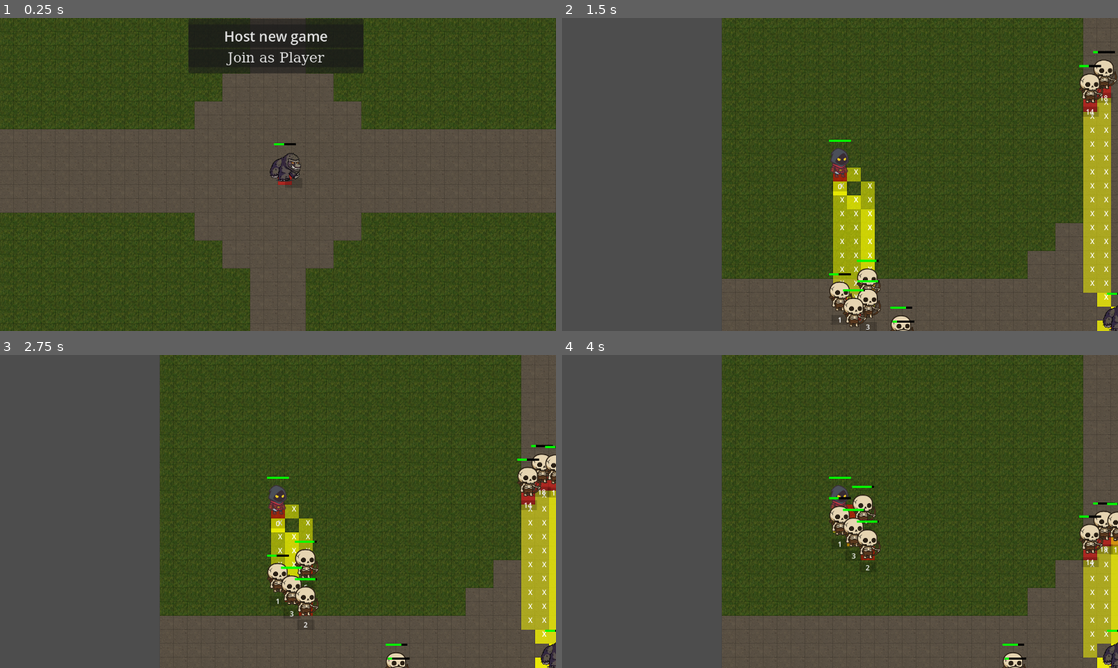
Above: before the commit, frames 1-4 (two rows, left to right).
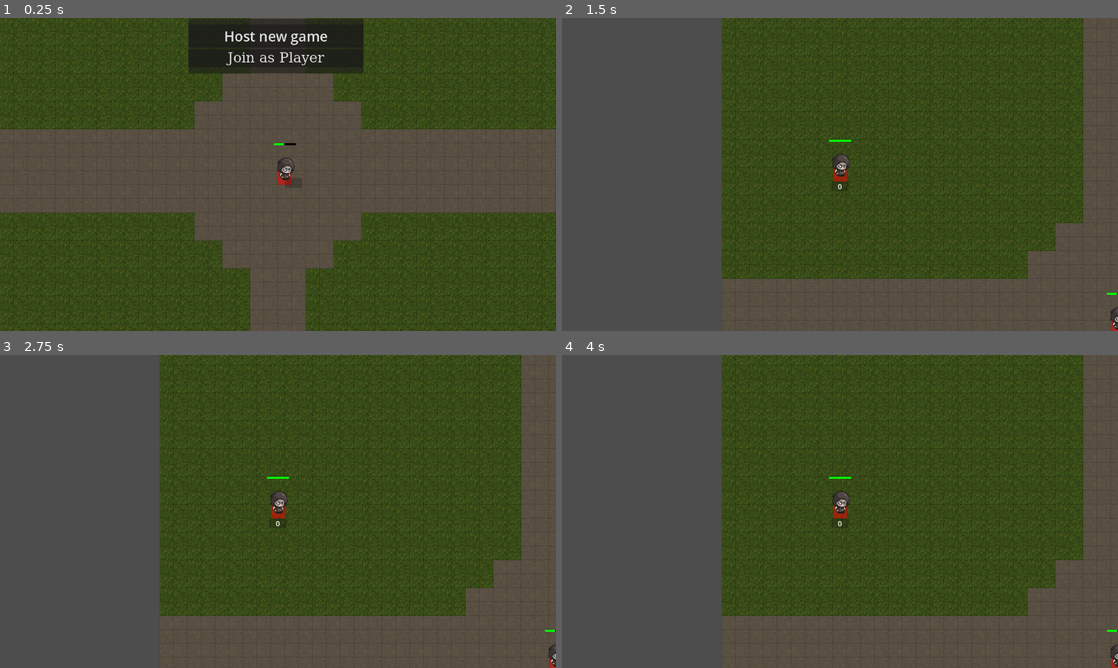
Above: after the commit, the same moments.

Repository: LucasJappert/moomoo-lan-party
Game: Godot game, scene res://scenes/game_manager_scene.tscn
Two runs of this game, one before a commit and one after it. Both use one fixed random seed, a clock stepped at 60 frames per second and the inputs below.
Inputs (mouse positions are in pixels of both pictures, inside the frame that each line leads up to):
- Up to frame 1 (0.25 s): no input
- Up to frame 2 (1.5 s): click "Host new game" at 0.5 s; tap Enter at 1.25 s; move the mouse to (962, 158) at 1.27 s; click (962, 158) at 1.42 s
- Up to frame 3 (2.75 s): move the mouse to (166, 527) at 2.02 s; click (166, 527) at 2.17 s
- Up to frame 4 (4 s): move the mouse to (895, 442) at 2.77 s; click (895, 442) at 2.92 s; move the mouse to (812, 574) at 3.52 s; click (812, 574) at 3.67 s

The runs differ from the first frame. In frame 1, 0.3% of the frame differs, in the area x 48-55%, y 43-53%; in frame 2, 7.7%, in the area x 48-100%, y 10-100%; in frame 3, 6.3%; in frame 4, 4.3%.

Commit message:
add state machine to first states idle and walk + notify players about states changes

Diff:
--- /dev/null
+++ b/assets/enemies/skeleton_archer.tres
@@ -0,0 +1,37 @@
+[gd_resource type="SpriteFrames" load_steps=5 format=3 uid="uid://cnejpa8ctx2mq"]
+
+[ext_resource type="Texture2D" uid="uid://c7v0lqb66uppf" path="res://assets/enemies/enemies_tileset.png" id="1_a2j2e"]
+
+[sub_resource type="AtlasTexture" id="AtlasTexture_mc5e1"]
+atlas = ExtResource("1_a2j2e")
+region = Rect2(0, 128, 64, 64)
+
+[sub_resource type="AtlasTexture" id="AtlasTexture_qi6j5"]
+atlas = ExtResource("1_a2j2e")
+region = Rect2(0, 128, 64, 64)
+
+[sub_resource type="AtlasTexture" id="AtlasTexture_jxngu"]
+atlas = ExtResource("1_a2j2e")
+region = Rect2(64, 128, 64, 64)
+
+[resource]
+animations = [{
+"frames": [{
+"duration": 1.0,
+"texture": SubResource("AtlasTexture_mc5e1")
+}],
+"loop": true,
+"name": &"idle",
+"speed": 5.0
+}, {
+"frames": [{
+"duration": 1.0,
+"texture": SubResource("AtlasTexture_qi6j5")
+}, {
+"duration": 1.0,
+"texture": SubResource("AtlasTexture_jxngu")
+}],
+"loop": true,
+"name": &"walk",
+"speed": 5.0
+}]
--- /dev/null
+++ b/assets/heros/hero1.tres
@@ -0,0 +1,37 @@
+[gd_resource type="SpriteFrames" load_steps=5 format=3 uid="uid://lg60fiptyxt4"]
+
+[ext_resource type="Texture2D" uid="uid://c7v0lqb66uppf" path="res://assets/enemies/enemies_tileset.png" id="1_mr35c"]
+
+[sub_resource type="AtlasTexture" id="AtlasTexture_7mbo1"]
+atlas = ExtResource("1_mr35c")
+region = Rect2(0, 192, 64, 64)
+
+[sub_resource type="AtlasTexture" id="AtlasTexture_c6ach"]
+atlas = ExtResource("1_mr35c")
+region = Rect2(0, 192, 64, 64)
+
+[sub_resource type="AtlasTexture" id="AtlasTexture_go53w"]
+atlas = ExtResource("1_mr35c")
+region = Rect2(64, 192, 64, 64)
+
+[resource]
+animations = [{
+"frames": [{
+"duration": 1.0,
+"texture": SubResource("AtlasTexture_7mbo1")
+}],
+"loop": true,
+"name": &"idle",
+"speed": 10.0
+}, {
+"frames": [{
+"duration": 1.0,
+"texture": SubResource("AtlasTexture_c6ach")
+}, {
+"duration": 1.0,
+"texture": SubResource("AtlasTexture_go53w")
+}],
+"loop": true,
+"name": &"walk",
+"speed": 10.0
+}]
--- a/scenes/entity/entity_scene.tscn
+++ b/scenes/entity/entity_scene.tscn
@@ -1,8 +1,9 @@
-[gd_scene load_steps=6 format=3 uid="uid://dh82ovsrtutto"]
+[gd_scene load_steps=7 format=3 uid="uid://dh82ovsrtutto"]
 
 [ext_resource type="Script" uid="uid://ki4w4rg4wu1r" path="res://scripts/entity/entity.gd" id="1_0bgvt"]
 [ext_resource type="Texture2D" uid="uid://1fiupmgkejum" path="res://assets/enemies/1.png" id="2_odnte"]
 [ext_resource type="Script" uid="uid://d3sm32sl44mdm" path="res://scripts/entity/hud.gd" id="3_wjrb4"]
+[ext_resource type="SpriteFrames" uid="uid://lg60fiptyxt4" path="res://assets/heros/hero1.tres" id="4_odnte"]
 
 [sub_resource type="CircleShape2D" id="CircleShape2D_5ixpm"]
 radius = 16.0
@@ -17,6 +18,7 @@
 shape = SubResource("CircleShape2D_5ixpm")
 
 [node name="Sprite2D" type="Sprite2D" parent="."]
+visible = false
 position = Vector2(1, -26)
 scale = Vector2(0.625, 0.625)
 texture = ExtResource("2_odnte")
@@ -43,3 +45,8 @@
 
 [node name="PathLine" type="Line2D" parent="."]
 default_color = Color(1, 1, 0, 1)
+
+[node name="AnimatedSprite2D" type="AnimatedSprite2D" parent="."]
+position = Vector2(0, -24)
+sprite_frames = ExtResource("4_odnte")
+animation = &"walk"
--- a/scenes/entity/player_scene.tscn
+++ b/scenes/entity/player_scene.tscn
@@ -15,6 +15,9 @@
 properties/2/path = NodePath(".:player_id")
 properties/2/spawn = true
 properties/2/replication_mode = 1
+properties/3/path = NodePath(".:current_state")
+properties/3/spawn = true
+properties/3/replication_mode = 1
 
 [sub_resource type="SceneReplicationConfig" id="SceneReplicationConfig_uyepr"]
 properties/0/path = NodePath("InputSynchronizer:right_click_mouse_pos")
--- a/scripts/controllers/enemies_waves_controller.gd
+++ b/scripts/controllers/enemies_waves_controller.gd
@@ -1,6 +1,7 @@
 class_name EnemiesWavesController
 
 static func start_wave(wave: int) -> void:
+	return
 	print("Wave " + str(wave) + " started!")
 
 	const TILES_DISTANCE = 9
--- /dev/null
+++ b/scripts/entity/aux_entity_client.gd
@@ -0,0 +1,4 @@
+class_name AuxEntityClient
+
+static func _process(_entity: Entity, _delta: float) -> void:
+	pass
--- /dev/null
+++ b/scripts/entity/aux_entity_server.gd
@@ -0,0 +1,4 @@
+class_name AuxEntityServer
+
+static func _process(_entity: Entity, _delta: float) -> void:
+	pass
--- a/scripts/entity/enemy.gd
+++ b/scripts/entity/enemy.gd
@@ -24,6 +24,10 @@
 	timer_500ms.autostart = true
 	add_child(timer_500ms)
 	timer_500ms.timeout.connect(_on_every_timer_500ms)
+
+func _load_sprite():
+	sprite.frames = load("res://assets/enemies/" + enemy_type + ".tres")
+	pass
 
 static func get_instance(_enemy_type: String) -> Enemy:
 	var enemy: Enemy = ENEMY_SCENE.instantiate()
--- a/scripts/entity/entity.gd
+++ b/scripts/entity/entity.gd
@@ -13,26 +13,45 @@
 var mov_speed: float = 100.0
 var direction: Vector2 = Vector2.ZERO
 
+# Move this logic to a separate module
 var target_entity: Entity
 var target_position: Vector2 = Vector2.ZERO
 var current_path: Array[Vector2i] = []
 var current_cell = null
 var target_pos = null
 
+@export var current_state: EntityState.StateEnum = EntityState.StateEnum.IDLE
+
+@onready var sprite: AnimatedSprite2D = $AnimatedSprite2D
+
+
+@rpc("any_peer")
+func rpc_set_state(state: EntityState.StateEnum) -> void:
+	print("rpc_set_state", state)
+	current_state = state
+	EntityState._play_animation_for_state(self)
+
 func _ready():
 	collision_layer = 1
 	collision_mask = 1
 	name = str(id)
 	hud.initialize(self)
+	_load_sprite()
 
 func _server_verify_right_click_mouse_pos(_delta: float):
 	# Implemented in Player
 	pass
 
-func _process(delta: float) -> void:
-	hud._process(delta)
+func _load_sprite():
+	pass
 
-	_server_verify_right_click_mouse_pos(delta)
+func _process(_delta: float) -> void:
+	AuxEntityClient._process(self, _delta)
+	AuxEntityServer._process(self, _delta)
+	EntityState._update(self)
+	hud._process(_delta)
+
+	_server_verify_right_click_mouse_pos(_delta)
 
 func _physics_process(delta):
 	_server_move_along_path(delta)
@@ -46,7 +65,7 @@
 
 	if target_pos == null:
 		if current_path.is_empty():
-			return
+			return _stop_movement()
 
 		current_cell = AStarGridManager.world_to_cell(global_position)
 		var next_target_cell = current_path[0]
@@ -55,7 +74,7 @@
 		if AStarGridManager.astar_grid.is_point_solid(next_target_cell):
 			 # Update the path and return when next target cell is blocked
 			_update_path()
-			return
+			return _stop_movement()
 		AStarGridManager.set_cell_blocked(current_cell, false)
 		AStarGridManager.set_cell_blocked(next_target_cell, true)
 		target_pos = AStarGridManager.cell_to_world(next_target_cell)
@@ -78,10 +97,11 @@
 	var result = area_attack.overlaps_body(target_entity)
 	return result
 
+func _stop_movement():
+	velocity = Vector2.ZERO
+
 func _update_path():
 	pass
 
 func die():
 	queue_free()
-
-# Corregir problema cuando se une otro jugador
--- /dev/null
+++ b/scripts/entity/entity_state.gd
@@ -0,0 +1,37 @@
+class_name EntityState
+
+enum StateEnum {IDLE, WALK}
+
+
+static func _update(entity: Entity) -> void:
+	_server_update(entity)
+
+static func _server_update(entity: Entity):
+	if not entity.multiplayer.is_server():
+		return
+
+	var is_moving := entity.velocity != Vector2.ZERO
+
+	var new_state = StateEnum.WALK if is_moving else StateEnum.IDLE
+
+	if new_state != entity.current_state:
+		entity.current_state = new_state
+
+		# Send the new state to all clients
+		for peer_id in entity.multiplayer.get_peers():
+			entity.rpc_id(peer_id, "rpc_set_state", new_state)
+
+
+static func _play_animation_for_state(entity: Entity) -> void:
+	if not entity.multiplayer or entity.multiplayer.is_server():
+		print("entity.multiplayer.is_server(): ", entity.multiplayer.is_server())
+		print("entity.multiplayer: ", entity.multiplayer)
+		return
+	if not entity.sprite:
+		return
+
+	match entity.current_state:
+		StateEnum.IDLE:
+			entity.sprite.play("idle")
+		StateEnum.WALK:
+			entity.sprite.play("walk")
--- a/scripts/entity/player.gd
+++ b/scripts/entity/player.gd
@@ -18,6 +18,10 @@
 	if player_id == multiplayer.get_unique_id():
 		MyCamera.create_camera(self)
 
+func _load_sprite():
+	sprite.frames = load("res://assets/heros/hero1.tres")
+	pass
+
 func _server_verify_right_click_mouse_pos(_delta: float):
 	if right_click_mouse_pos != %InputSynchronizer.right_click_mouse_pos:
 		right_click_mouse_pos = %InputSynchronizer.right_click_mouse_pos
--- a/scripts/game_manager.gd
+++ b/scripts/game_manager.gd
@@ -16,7 +16,6 @@
 
 	GameManager.moomoo = MOOMOO_SCENE.instantiate()
 	GameManager.moomoo_node.add_child(GameManager.moomoo)
-
 	AStarGridManager.set_cell_blocked_from_world(GameManager.moomoo.global_position, true)
 
 func _init_player_spawner():
Binary file added: assets/enemies/enemies_tileset.png
Not shown, changed: assets/enemies/enemies_tileset.png.import
Binary file removed: assets/enemies/monsters_tileset.png
Not shown, added: scripts/entity/aux_entity_client.gd.uid
Not shown, added: scripts/entity/aux_entity_server.gd.uid
Not shown, added: scripts/entity/entity_state.gd.uid
Not shown, added: scripts/entity/state.gd.uid
